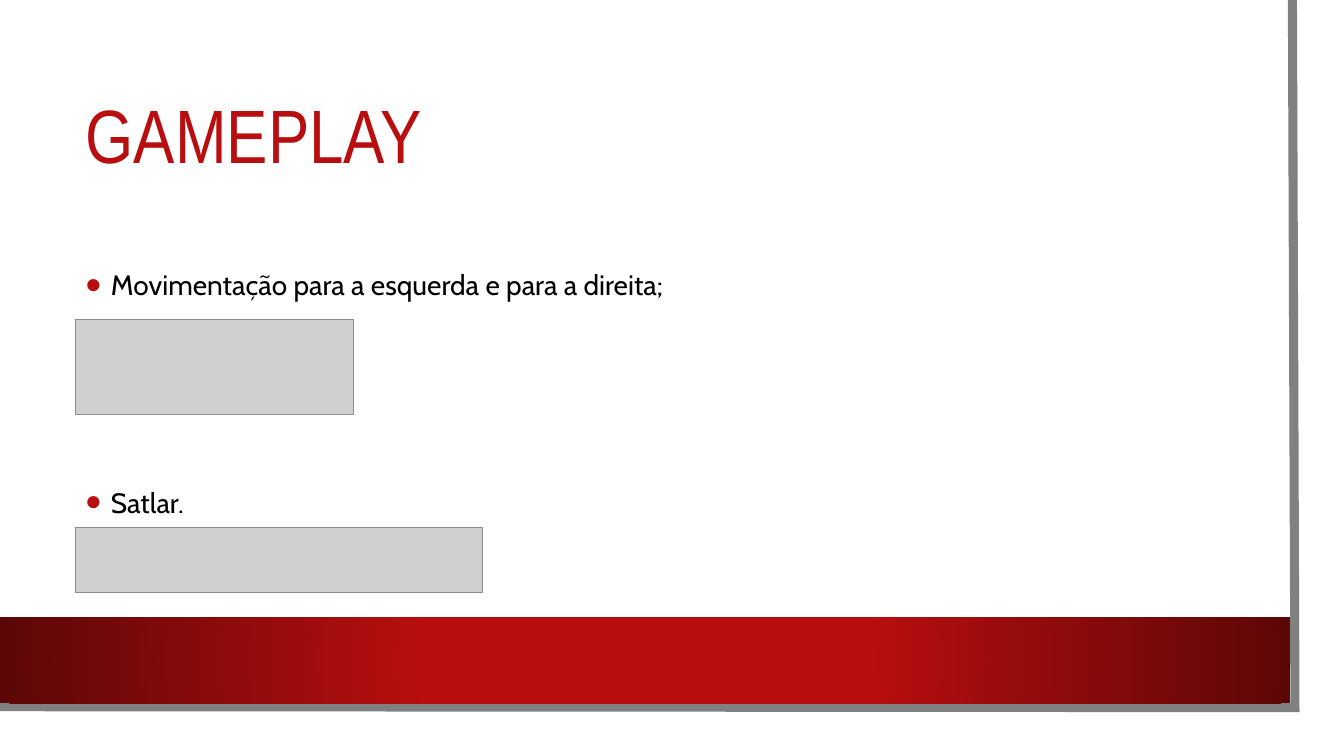
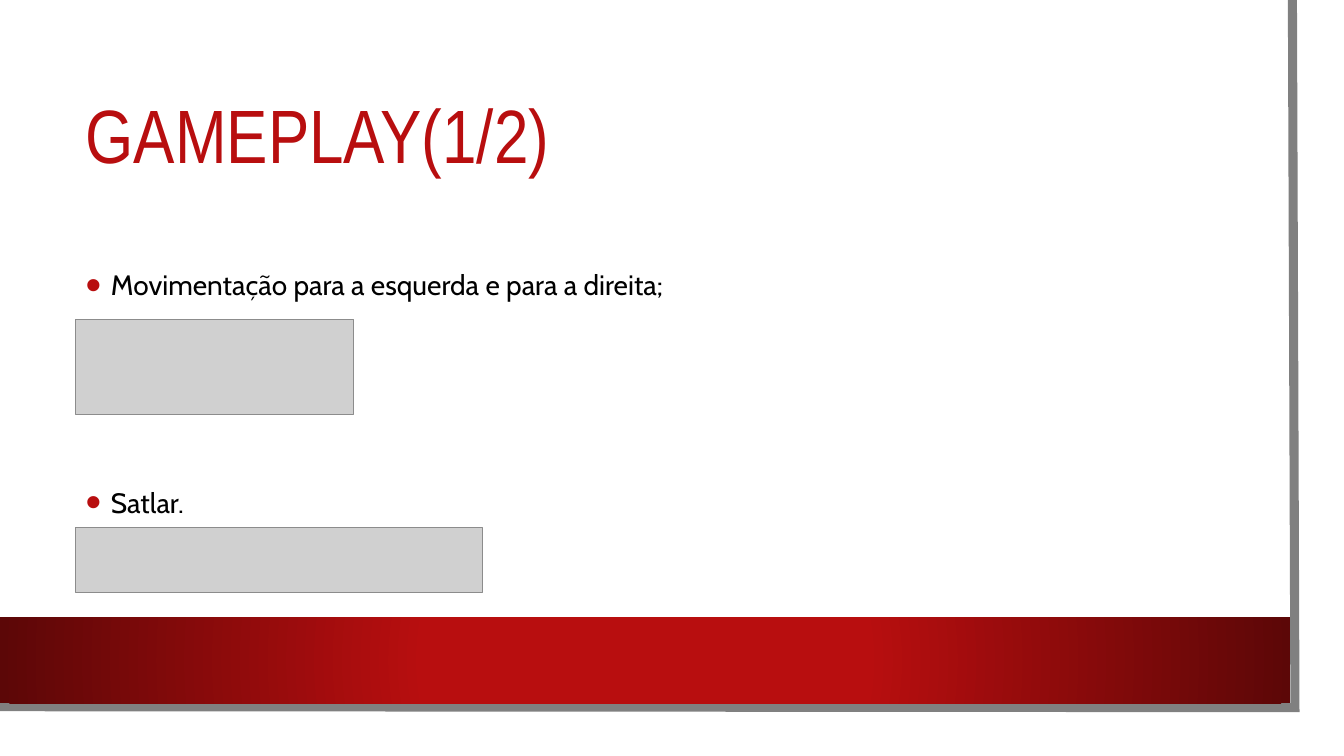
Before and after one commit to PedroRomanoBarbosa/DJCO, a slide deck: slide 5 of Documentos/Apresentacao.pptx. Drawn at 1344x756 pixels with LibreOffice and Linux fonts; fonts in the diff are those of the drawing; grey boxes stand for pictures; background and template pictures are left out. Boxes give left, top, right and bottom in pixels: in the first picture for what was removed or moved away, otherwise in the second. Text is boxed around its words. In the diff, an @@ line names an element or a change of style, - is before the commit and + after.

```diff
--- a/Documentos/Apresentacao.pptx
+++ b/Documentos/Apresentacao.pptx
@@ title at [86,108,550,178]: text changed @@
-GAMEPLAY
+GAMEPLAY(1/2)
```
Also in this commit, not shown: 1 other slide changed, 1 slide added.
